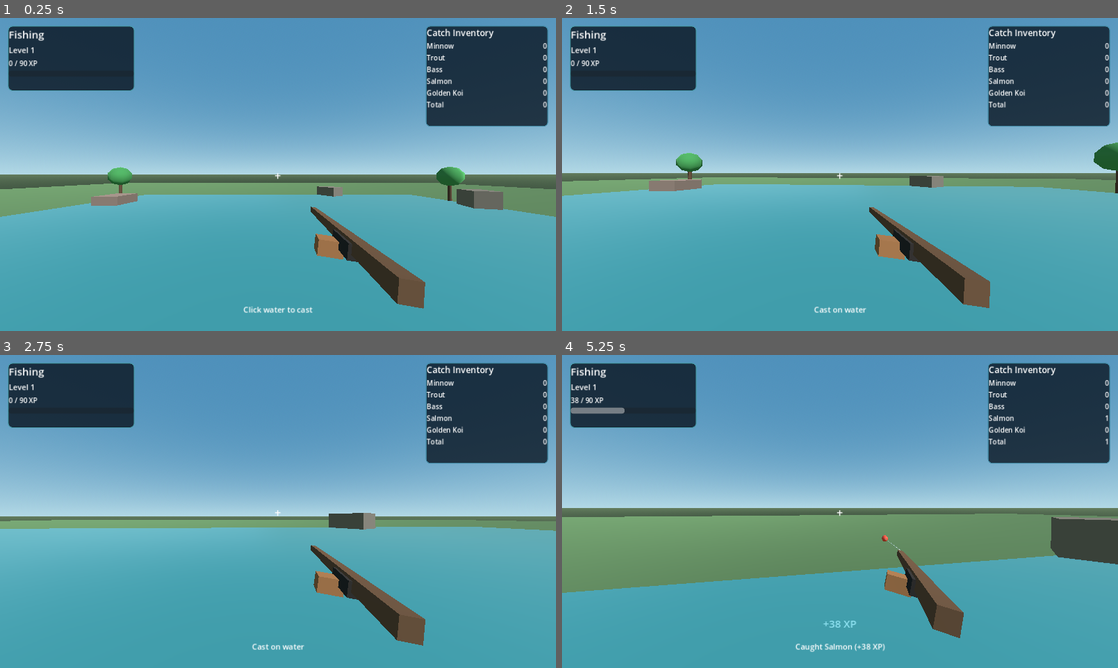
Above: before the commit, frames 1-4 (two rows, left to right).
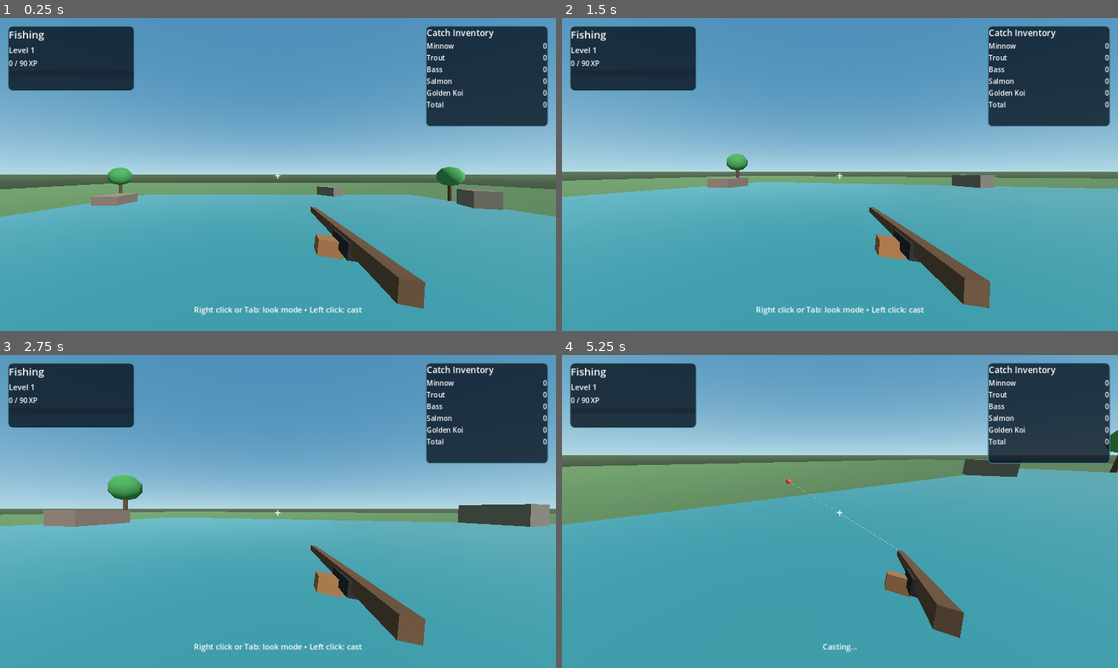
Above: after the commit, the same moments.

Repository: Churper/Skilling
Game: Godot game, scene res://scenes/main.tscn
The game is run twice, just before and just after one commit, with the same random seed, the same clock (stepped at 60 frames per second) and the same inputs.
Inputs (mouse positions are in pixels of both pictures, inside the frame that each line leads up to):
- Up to frame 1 (0.25 s): no input
- Up to frame 2 (1.5 s): tap Enter at 0.5 s; move the mouse to (867, 174) at 0.52 s; press the mouse at (867, 174) at 0.53 s; hold W (move_forward) from 0.53 s (still down); tap Space (jump) at 0.77 s; tap Tab (toggle_mouse_capture, bound only after the commit) at 0.8, 1.35 s; move the mouse to (812, 174) at 1.27 s; release the mouse at (812, 174) at 1.28 s
- Up to frame 3 (2.75 s): keep holding W (move_forward); tap Space (jump) at 1.52 s; click (250, 511) at 1.55 s; move the mouse to (289, 505) at 2.02 s; press the mouse at (289, 505) at 2.03 s; tap Tab (toggle_mouse_capture, bound only after the commit) at 2.3 s
- Up to frame 4 (5.25 s): move the mouse to (834, 517) at 2.77 s; release the mouse at (834, 517) at 2.78 s; tap Tab (toggle_mouse_capture, bound only after the commit) at 2.85, 3.8, 4.35 s; tap Space (jump) at 3.02, 3.77, 4.52 s; click (834, 517) at 3.05 s; move the mouse to (878, 514) at 3.52 s; press the mouse at (878, 514) at 3.53 s; tap Escape (ui_cancel) at 4.15 s; move the mouse to (673, 464) at 4.27 s; release W (move_forward) at 4.28 s; release the mouse at (673, 464) at 4.28 s; hold A (move_left) 4.28-5.03 s; click (673, 464) at 4.55 s; move the mouse to (867, 511) at 5.02 s; press the mouse at (867, 511) at 5.03 s; hold S (move_back) from 5.03 s (still down)

The runs differ from the first frame. In frame 1, 0.4% of the frame differs, in the area x 35-66%, y 92-95%; in frame 2, 3.1%; in frame 3, 6.9%; in frame 4, 50%, in the area x 0-100%, y 8-95%.

Commit message:
Make mouse capture optional and keep browser controls accessible

Diff:
--- a/scripts/app_bootstrap.gd
+++ b/scripts/app_bootstrap.gd
@@ -55,7 +55,7 @@
 		inventory[fish_name] = 0
 	_update_inventory_ui()
 	_update_fishing_ui()
-	_set_status("Click water to cast")
+	_set_status("Right click or Tab: look mode • Left click: cast")
 
 	var window: Window = get_window()
 	window.size_changed.connect(_on_window_size_changed)
@@ -102,7 +102,7 @@
 	elif cast_state == 2 and cast_timer <= 0.0:
 		_hide_cast_visuals()
 		cast_state = 0
-		_set_status("Click water to cast")
+		_set_status("Right click or Tab: look mode • Left click: cast")
 
 func _apply_window_scaling() -> void:
 	var window: Window = get_window()
--- a/scripts/player.gd
+++ b/scripts/player.gd
@@ -11,7 +11,7 @@
 
 func _ready() -> void:
 	_ensure_default_input_map()
-	Input.set_mouse_mode(Input.MOUSE_MODE_CAPTURED)
+	Input.set_mouse_mode(Input.MOUSE_MODE_VISIBLE)
 
 func _unhandled_input(event: InputEvent) -> void:
 	if event is InputEventMouseMotion and Input.get_mouse_mode() == Input.MOUSE_MODE_CAPTURED:
@@ -19,11 +19,14 @@
 		head.rotate_x(-event.relative.y * mouse_sensitivity)
 		head.rotation.x = clamp(head.rotation.x, deg_to_rad(-85.0), deg_to_rad(85.0))
 
+	if event is InputEventMouseButton and event.button_index == MOUSE_BUTTON_RIGHT and event.pressed:
+		_set_mouse_captured(Input.get_mouse_mode() != Input.MOUSE_MODE_CAPTURED)
+
+	if event.is_action_pressed("toggle_mouse_capture"):
+		_set_mouse_captured(Input.get_mouse_mode() != Input.MOUSE_MODE_CAPTURED)
+
 	if event.is_action_pressed("ui_cancel"):
-		if Input.get_mouse_mode() == Input.MOUSE_MODE_CAPTURED:
-			Input.set_mouse_mode(Input.MOUSE_MODE_VISIBLE)
-		else:
-			Input.set_mouse_mode(Input.MOUSE_MODE_CAPTURED)
+		_set_mouse_captured(false)
 
 func _physics_process(delta: float) -> void:
 	if not is_on_floor():
@@ -49,6 +52,7 @@
 	_add_action_key("move_left", Key.KEY_A)
 	_add_action_key("move_right", Key.KEY_D)
 	_add_action_key("jump", Key.KEY_SPACE)
+	_add_action_key("toggle_mouse_capture", Key.KEY_TAB)
 
 func _add_action_key(action_name: StringName, keycode: Key) -> void:
 	if not InputMap.has_action(action_name):
@@ -61,3 +65,6 @@
 	var ev := InputEventKey.new()
 	ev.physical_keycode = keycode
 	InputMap.action_add_event(action_name, ev)
+
+func _set_mouse_captured(captured: bool) -> void:
+	Input.set_mouse_mode(Input.MOUSE_MODE_CAPTURED if captured else Input.MOUSE_MODE_VISIBLE)
Not shown, changed: docs/index.html
Not shown, changed: docs/index.pck
